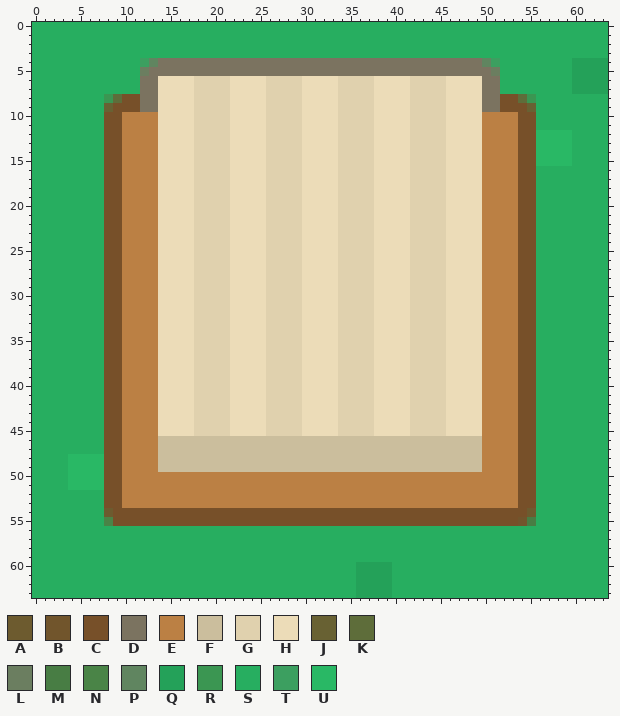
Pixel-art sprite: Assets/Assets/Tile/medievalTile_56.png. That is the earlier state.
The file is 64x64 pixels. Pixels under 10% opacity are left out. Colours within 5 levels of each other are drawn and written as one.
Palette (. is transparent): A #6d5b2f  B #71552c  C #775029  D #7b7360  E #bb8044  F #cbbe9d  G #e0d1ae  H #ecdcb8  J #686133  K #5e6d3a  L #6b7e60  M #487d44  N #4a8447  P #608560  Q #24a159  R #3b9652  S #27ae60  T #3c9f60  U #29b865
New version:
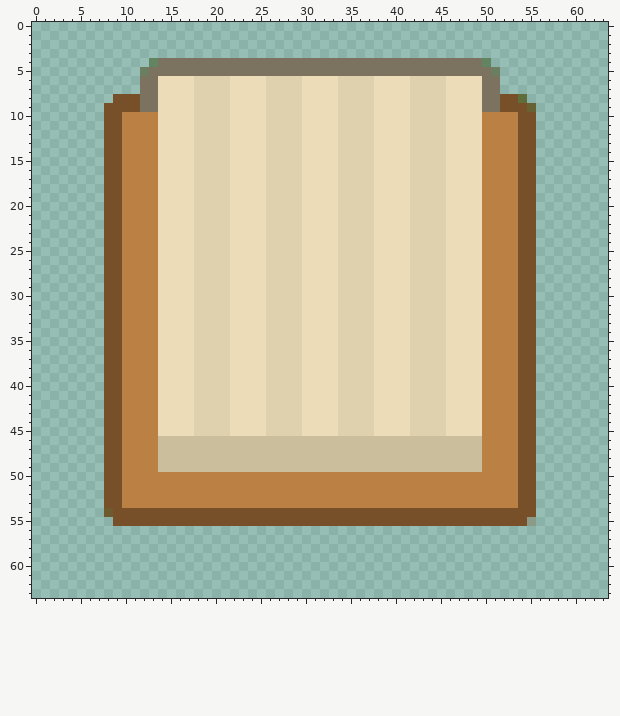
What changed:
colour M: #487d44 -> #77502950
y 0..3: x 0..63 SSSSSSSSSSSSSSSSSSSSSSSSSSSSSSSSSSSSSSSSSSSSSSSSSSSSSSSSSSSSSSSS -> ................................................................
y 4: x 0..12 SSSSSSSSSSSST -> .............; x 51..63 TSSSSSSSSQQQQ -> .............
y 5..7: x 0..11 SSSSSSSSSSSS -> ............; x 52..63 SSSSSSSSQQQQ -> ............
y 8: x 0..9 SSSSSSSSRK -> .........C; x 55..63 RSSSSSSSS -> .........
y 9: x 0..8 SSSSSSSSJ -> ........C; x 56..63 SSSSSSSS -> ........
y 10..11: x 0..7 SSSSSSSS -> ........; x 56..63 SSSSSSSS -> ........
y 12..15: x 0..7 SSSSSSSS -> ........; x 56..63 UUUUSSSS -> ........
y 16..47: x 0..7 SSSSSSSS -> ........; x 56..63 SSSSSSSS -> ........
y 48..51: x 0..7 SSSSUUUU -> ........; x 56..63 SSSSSSSS -> ........
y 52..53: x 0..7 SSSSSSSS -> ........; x 56..63 SSSSSSSS -> ........
y 54: x 0..7 SSSSSSSS -> ........; x 55..63 ASSSSSSSS -> C........
y 55: x 0..8 SSSSSSSSN -> .........; x 54 B -> C; x 56..63 SSSSSSSS -> ........
y 56..59: x 0..63 SSSSSSSSSSSSSSSSSSSSSSSSSSSSSSSSSSSSSSSSSSSSSSSSSSSSSSSSSSSSSSSS -> ................................................................
y 60..63: x 0..63 SSSSSSSSSSSSSSSSSSSSSSSSSSSSSSSSSSSSQQQQSSSSSSSSSSSSSSSSSSSSSSSS -> ................................................................
Boxes around the changes in both pictures, in picture pixels (x1, y1, x2, y2):
changed: (32, 22, 608, 598)
